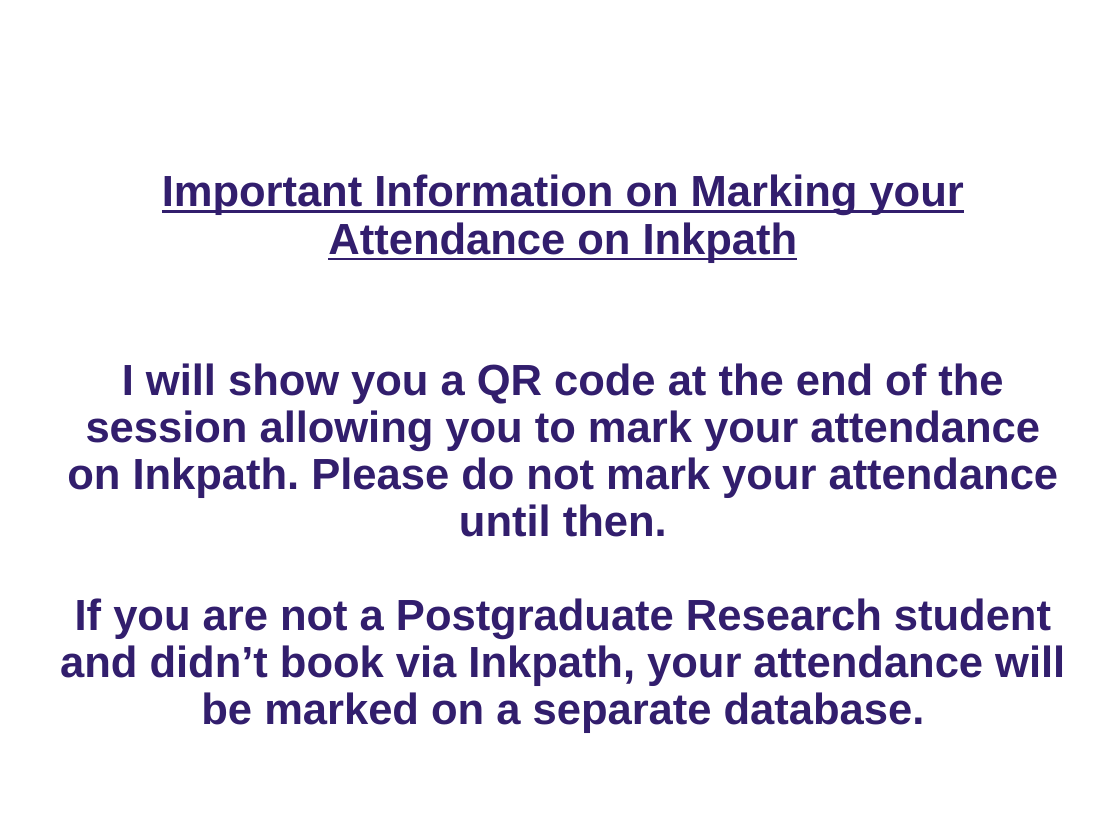
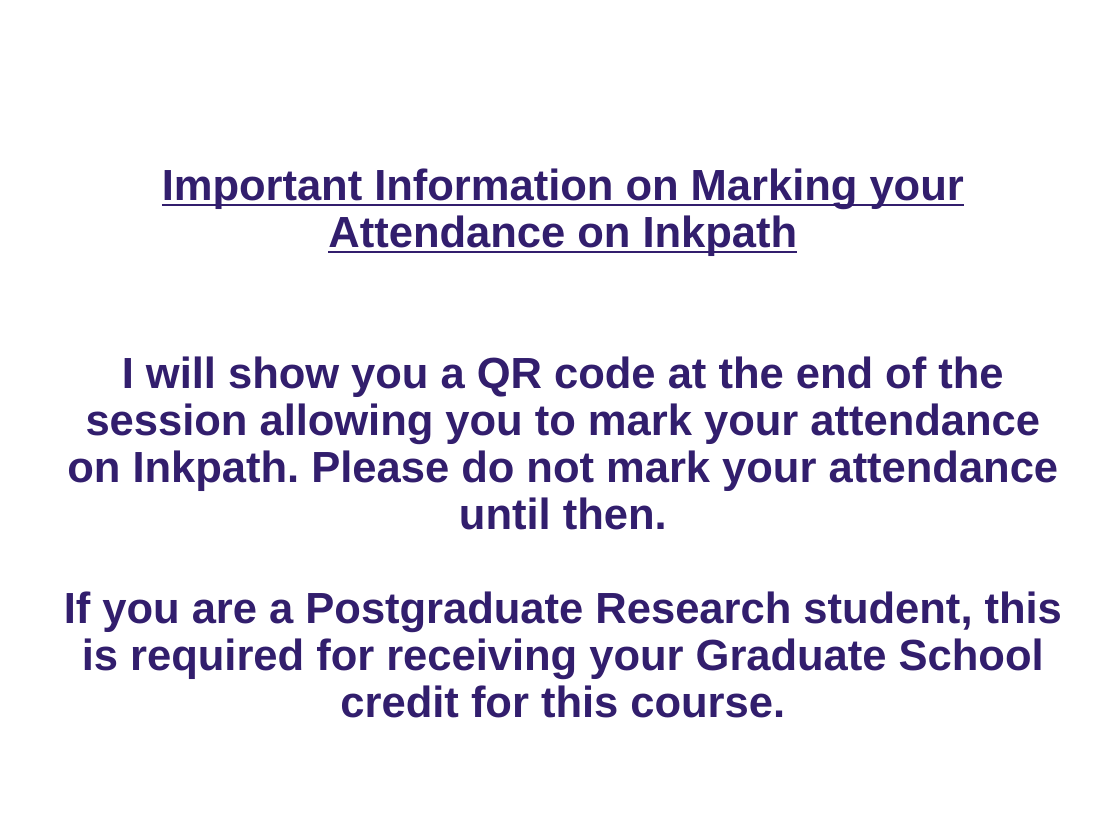
Before and after one commit to ImperialCollegeLondon/RCDS-writing-theses-in-latex, a slide deck: slide 2 of Writing Theses in Latex Slides.pptx. Drawn at 1120x840 pixels with LibreOffice and Linux fonts; fonts in the diff are those of the drawing; background and template pictures are left out. Boxes give left, top, right and bottom in pixels: in the first picture for what was removed or moved away, otherwise in the second. Text is boxed around its words. In the diff, an @@ line names an element or a change of style, - is before the commit and + after.

Commit message:
Updated Inkpath Instructions

```diff
--- a/Writing Theses in Latex Slides.pptx
+++ b/Writing Theses in Latex Slides.pptx
@@ title at <box>64,168,1062,718</box>: text changed @@
-Important Information on Marking your Attendance on Inkpath
-I will show you a QR code at the end of the session allowing you to mark your attendance on Inkpath. Please do not mark your attendance until then.
-If you are not a Postgraduate Research student and didn’t book via Inkpath, your attendance will be marked on a separate database.
+Important Information on Marking your Attendance on Inkpath
+I will show you a QR code at the end of the session allowing you to mark your attendance on Inkpath. Please do not mark your attendance until then.
+If you are a Postgraduate Research student, this is required for receiving your Graduate School credit for this course.
```
